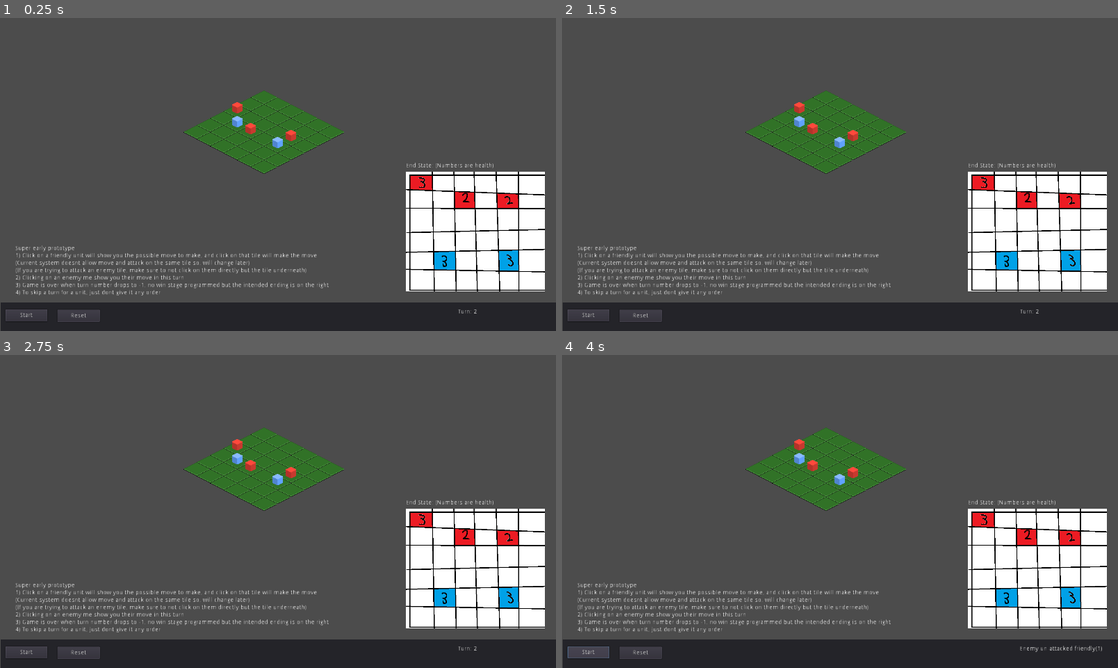
Above: before the commit, frames 1-4 (two rows, left to right).
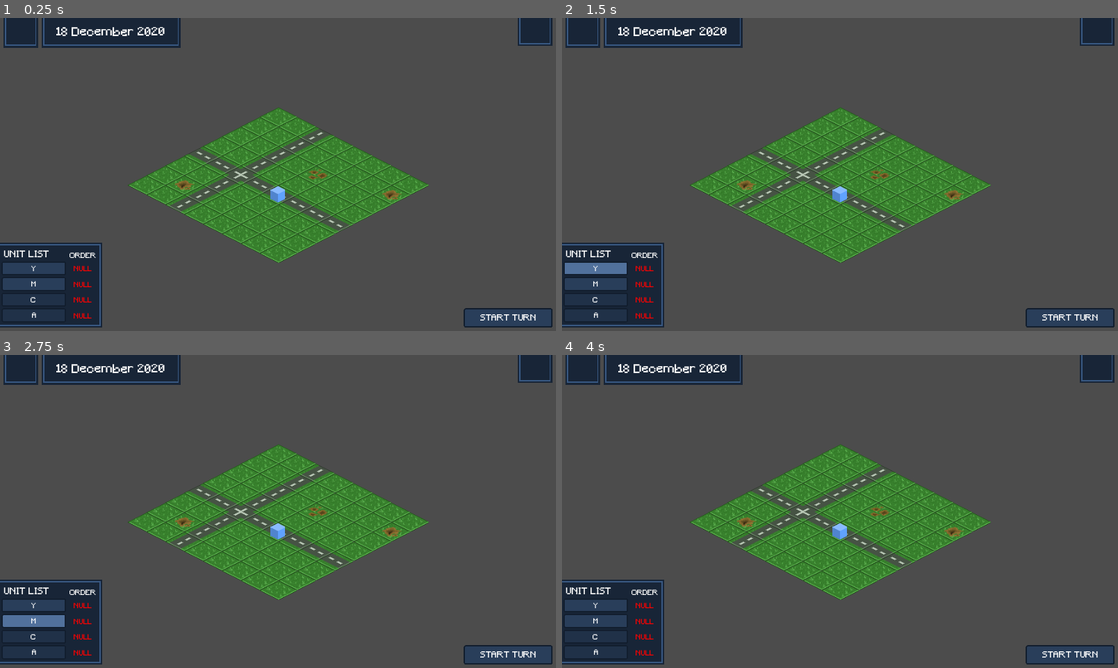
Above: after the commit, the same moments.

Repository: Xascoria/Brackeys
Game: Godot game, scene res://2Scenes/Level.tscn
Same seed, same stepped clock (60 frames per second), same inputs: the game is played once before the commit and once after it. Before the commit the project starts from res://Scenes/LevelDemo.tscn.
Inputs (mouse positions are in pixels of both pictures, inside the frame that each line leads up to):
- Up to frame 1 (0.25 s): no input
- Up to frame 2 (1.5 s): click (801, 121) at 0.52 s; click (595, 268) at 1.25 s, where only the run after the commit has a clickable "Y"
- Up to frame 3 (2.75 s): click (33, 621) at 2 s, where only the run after the commit has a clickable "M"
- Up to frame 4 (4 s): click (589, 652) at 2.75 s, where only the run before the commit has a clickable "Start"; click (589, 652) at 3.5 s, where only the run before the commit has a clickable "Start"

The runs differ from the first frame. In frame 1, 38% of the frame differs, in the area x 0-100%, y 0-100%; in frame 2, 38%; in frame 3, 38%; in frame 4, 38%.

Commit message:
Experiment with UI/Unit interaction (unstable ver)

Diff:
--- a/2Globals/BGMPlayer.gd
+++ b/2Globals/BGMPlayer.gd
@@ -7,12 +7,9 @@
 
 #Change to the song with a ref
 func change_song(ref_to_new_song):
-	#Do nothing if the song is muted
-	if muted:
-		return
-
 	self.set_stream(ref_to_new_song)
-	self.play()
+	if not muted:
+		self.play()
 
 #Mute/Unmute music
 func mute_unmute():
--- a/2Scenes/Level.tscn
+++ b/2Scenes/Level.tscn
@@ -11,8 +11,8 @@
 position = Vector2( 640, 204.107 )
 scale = Vector2( 1.4, 1.4 )
 
-[node name="CanvasLayer" type="CanvasLayer" parent="."]
-
-[node name="UI" parent="CanvasLayer" instance=ExtResource( 2 )]
+[node name="UI" parent="." instance=ExtResource( 2 )]
 [connection signal="turn_finished" from="Map" to="." method="_on_Map_turn_finished"]
-[connection signal="startTurn" from="CanvasLayer/UI" to="." method="_on_UI_startTurn"]
+[connection signal="unit_clicked" from="Map" to="." method="_on_Map_unit_clicked"]
+[connection signal="startTurn" from="UI" to="." method="_on_UI_startTurn"]
+[connection signal="unit_selected" from="UI" to="." method="_on_UI_unit_selected"]
--- a/2Scripts/Level.gd
+++ b/2Scripts/Level.gd
@@ -1,8 +1,21 @@
 #Script to run a level
 extends Node2D
 
+var test_instance
 func _ready():
 	BgmPlayer.change_song(load("res://Resources/TestMusic.wav"))
+
+	$UI.set_units_num(4,["Y", "M", "C", "A"], [true, true, false, false])
+
+
+	$Map.set_map_size(8)
+	var testing = load("res://Scenes/UnitDemo.tscn")
+	test_instance = testing.instance()
+	test_instance.settings(true, 5, [1,1])
+
+	$Map.add_new_unit(test_instance, [4,4])
+
+	#Each unit should have an index to be used to communicate between Map, UI, and level
 
 
 func _on_UI_startTurn():
@@ -11,4 +24,13 @@
 	#Relay this info to the map so it can start playing the turn
 
 func _on_Map_turn_finished():
-	$CanvasLayer/UI.enable_start_turn()
+	$UI.enable_start_turn()
+
+func _on_UI_unit_selected(index):
+	pass # Replace with function body.
+
+func _on_Map_unit_clicked(index):
+	var mouse_pos = get_viewport().get_mouse_position()
+	$UI.friendly_unit_details("testing", 5, "bruh", mouse_pos)
+
+	pass
--- a/2Scripts/Map.gd
+++ b/2Scripts/Map.gd
@@ -30,9 +30,18 @@
 		return
 
 	units_matrix[coord[1]][coord[0]] = ref_to_unit
+	$UnitsYSort.add_child(ref_to_unit)
+
 	#Might need to change to standing position later on
 	ref_to_unit.position = calculate_pos(coord)
-	$UnitsYSort.add_child(ref_to_unit)
+
+	###PLACEHOLDER CODE
+	###CHANGE WHEN ACTUAL UNIT ARE DESIGNED
+	ref_to_unit.connect("clicked", self, "unit_clicked")
+
+signal unit_clicked(index)
+func unit_clicked(index):
+	emit_signal("unit_clicked", index)
 
 #Make a tile clickable
 #Use to choose attack/move tile
@@ -80,6 +89,7 @@
 func coord_in_bound(coord):
 	return coord[0] >= 0 and coord[0] < map_size and coord[1] >= 0 and coord[1] < map_size
 
+#Tell level to start next turn
 signal turn_finished
 func turn_finished():
 	emit_signal("turn_finished")
--- /dev/null
+++ b/2UI/FriendlyUnitUI.gd
@@ -0,0 +1,9 @@
+extends Panel
+
+func _ready():
+	pass # Replace with function body.
+
+func setup(unit_name, health:int, state):
+	$InnerPanel/Name.text = "Name: " + unit_name
+	$InnerPanel/Health.text = "\nHealth: " + str(health)
+	$InnerPanel/State.text = "\n\nState: " + state
--- a/2UI/UnitUI.tscn
+++ b/2UI/FriendlyUnitUI.tscn
@@ -1,4 +1,6 @@
-[gd_scene load_steps=10 format=2]
+[gd_scene load_steps=11 format=2]
+
+[ext_resource path="res://2UI/FriendlyUnitUI.gd" type="Script" id=1]
 
 [sub_resource type="StyleBoxFlat" id=1]
 bg_color = Color( 0.0980392, 0.14902, 0.219608, 1 )
@@ -62,6 +64,7 @@
 margin_right = 160.0
 margin_bottom = 192.0
 custom_styles/panel = SubResource( 1 )
+script = ExtResource( 1 )
 __meta__ = {
 "_edit_use_anchors_": false
 }
@@ -76,16 +79,41 @@
 "_edit_use_anchors_": false
 }
 
-[node name="Info" type="Label" parent="InnerPanel"]
+[node name="Name" type="Label" parent="InnerPanel"]
 margin_left = 8.0
 margin_top = 12.0
 margin_right = 144.0
 margin_bottom = 66.0
 custom_fonts/font = SubResource( 4 )
 custom_colors/font_color = Color( 1, 1, 1, 1 )
-text = "Unit Name: Yeet
-Health: 3
-Bruh moment"
+text = "Name: EvaX"
+__meta__ = {
+"_edit_use_anchors_": false
+}
+
+[node name="Health" type="Label" parent="InnerPanel"]
+margin_left = 8.0
+margin_top = 12.0
+margin_right = 144.0
+margin_bottom = 66.0
+custom_fonts/font = SubResource( 4 )
+custom_colors/font_color = Color( 1, 1, 1, 1 )
+text = "
+Health: 3"
+__meta__ = {
+"_edit_use_anchors_": false
+}
+
+[node name="State" type="Label" parent="InnerPanel"]
+margin_left = 8.0
+margin_top = 12.0
+margin_right = 144.0
+margin_bottom = 66.0
+custom_fonts/font = SubResource( 4 )
+custom_colors/font_color = Color( 1, 1, 1, 1 )
+text = "
+
+State: Chalice"
 __meta__ = {
 "_edit_use_anchors_": false
 }
--- a/2UI/LevelUI.gd
+++ b/2UI/LevelUI.gd
@@ -5,7 +5,7 @@
 signal restart
 
 func _ready():
-	self.set_units_num(4,["Y", "M", "C", "A"], [true, true, false, false])
+	pass
 
 func _on_StartTurn_pressed():
 	$StartTurn.disabled = true
@@ -65,3 +65,8 @@
 signal unit_selected(index)
 func on_unit_button_pressed(index):
 	emit_signal("unit_selected", index)
+
+func friendly_unit_details(unit_name, health, state, show_position):
+	$FriendlyUnit/UnitDetails.setup(unit_name, health, state)
+	$FriendlyUnit.rect_position = show_position
+	$FriendlyUnit.popup()
--- a/2UI/LevelUI.tscn
+++ b/2UI/LevelUI.tscn
@@ -1,6 +1,7 @@
-[gd_scene load_steps=18 format=2]
+[gd_scene load_steps=19 format=2]
 
 [ext_resource path="res://2UI/LevelUI.gd" type="Script" id=1]
+[ext_resource path="res://2UI/FriendlyUnitUI.tscn" type="PackedScene" id=2]
 [ext_resource path="res://2UI/Content.gd" type="Script" id=3]
 
 [sub_resource type="StyleBoxFlat" id=1]
@@ -339,6 +340,13 @@
 "_edit_use_anchors_": false
 }
 
+[node name="FriendlyUnit" type="Popup" parent="."]
+visible = true
+margin_right = 160.0
+margin_bottom = 192.0
+
+[node name="UnitDetails" parent="FriendlyUnit" instance=ExtResource( 2 )]
+
 [node name="StartTurn" type="Button" parent="."]
 margin_left = 1068.0
 margin_top = 668.0
@@ -365,4 +373,5 @@
 [connection signal="pressed" from="Popup/Content/Mute" to="." method="_on_Mute_pressed"]
 [connection signal="pressed" from="Popup/Content/Restart" to="." method="_on_Restart_pressed"]
 [connection signal="pressed" from="Popup/Content/Menu" to="." method="_on_Menu_pressed"]
+[connection signal="mouse_exited" from="FriendlyUnit" to="." method="_on_FriendlyUnit_mouse_exited"]
 [connection signal="pressed" from="StartTurn" to="." method="_on_StartTurn_pressed"]
--- a/Scripts/UnitDemo.gd
+++ b/Scripts/UnitDemo.gd
@@ -9,8 +9,9 @@
 var turn_num = 0
 var enemy_behaviour = [0,0,0]
 var turn_used = false
+var index = 0
 
-signal clicked(node_self)
+signal clicked(index)
 
 # Called when the node enters the scene tree for the first time.
 func _ready():
@@ -54,7 +55,8 @@
 			return [[],[]]
 
 func _on_Clickbox_pressed():
-	emit_signal("clicked", self)
+	print("box clicked")
+	emit_signal("clicked", index)
 
 func set_standing_position(new_position):
 	self.position = new_position - $StandingPos.position
--- a/project.godot
+++ b/project.godot
@@ -16,7 +16,7 @@
 [application]
 
 config/name="Brackeys"
-run/main_scene="res://Scenes/LevelDemo.tscn"
+run/main_scene="res://2Scenes/Level.tscn"
 config/icon="res://icon.png"
 
 [autoload]
